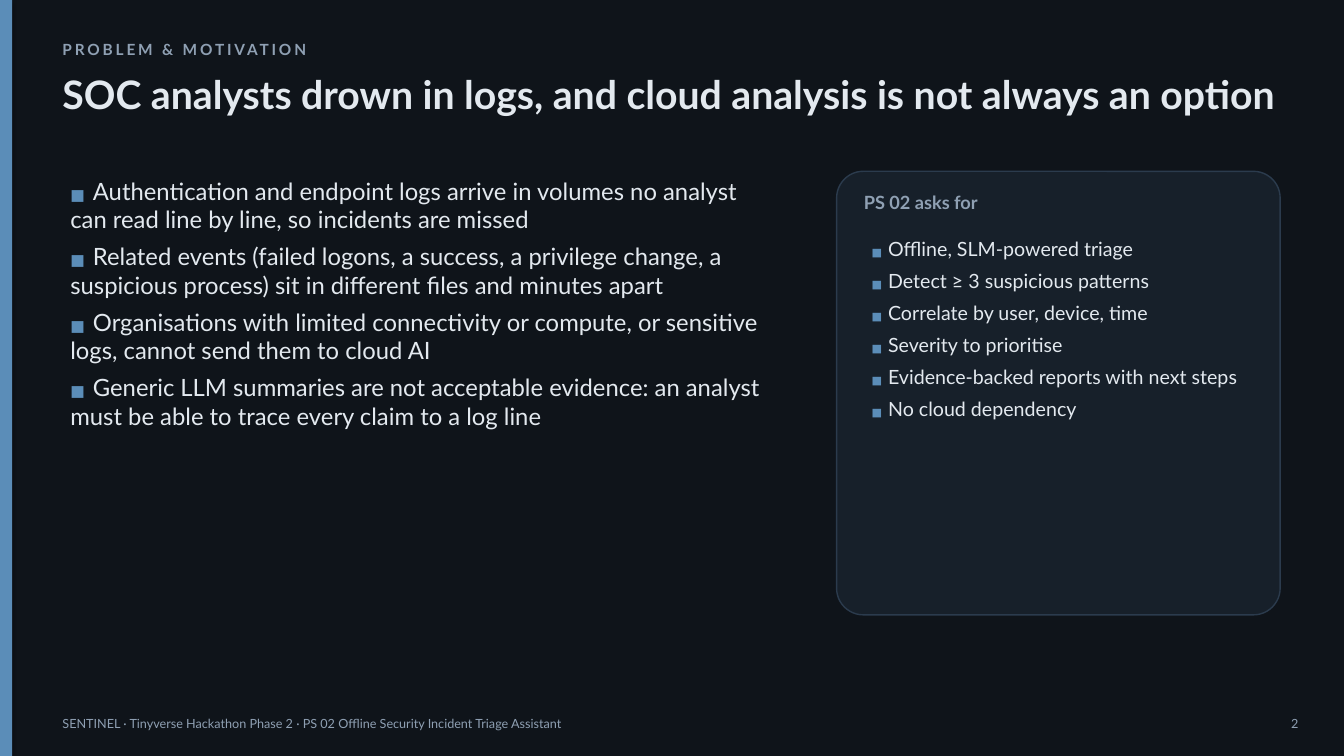
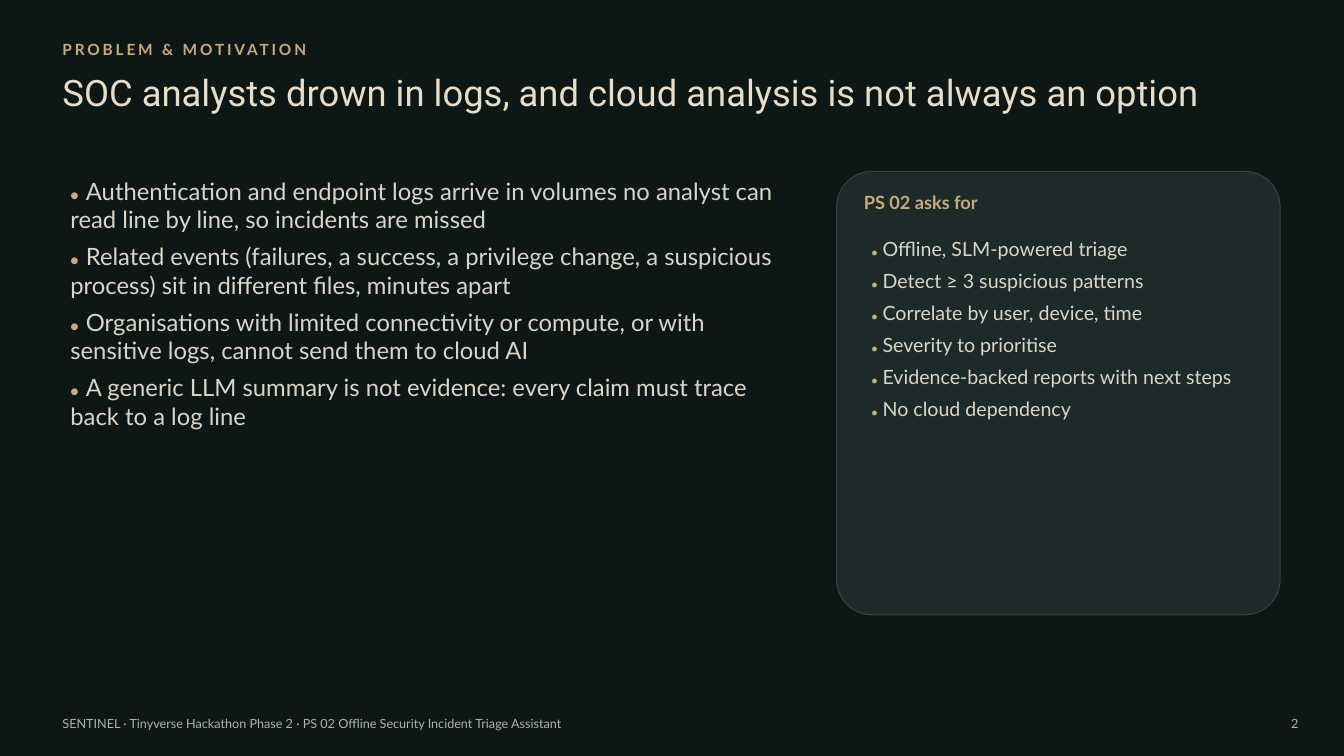
Before and after one commit to dakshitha0705/SENTINEL, a slide deck: slide 2 of presentation/SENTINEL_Tinyverse_PS02.pptx. Drawn at 1344x756 pixels with LibreOffice and Linux fonts; fonts in the diff are those of the drawing. Boxes give left, top, right and bottom in pixels: in the first picture for what was removed or moved away, otherwise in the second. Text is boxed around its words. In the diff, an @@ line names an element or a change of style, - is before the commit and + after.

```diff
--- a/presentation/SENTINEL_Tinyverse_PS02.pptx
+++ b/presentation/SENTINEL_Tinyverse_PS02.pptx
@@ background #0F141A to #0D1716 @@
@@ rectangle removed at [0, 0, 12, 756] @@
@@ text "PROBLEM & MOTIVATION" at [60, 35, 1069, 71]: text colour #8FA0B3 to #C8AA7C @@
@@ text "SOC analysts drown in logs, ..." at [62, 78, 1198, 114]: size 28 to 26 pt, font Lato to Roboto, text colour #E3E9EF to #E8DDC9, bold off @@
@@ rounded rectangle at [837, 171, 1280, 615]: fill #17202A to #1C2B29; outline #2B3B4D 1 pt to #334541 0.75 pt; proportions changed @@
@@ text at [70, 182, 773, 430]: text changed; text colour #E3E9EF to #DCD5C6 @@
-■ Authentication and endpoint logs arrive in volumes no analyst can read line by line, so incidents are missed
-■ Related events (failed logons, a success, a privilege change, a suspicious process) sit in different files and minutes apart
-■ Organisations with limited connectivity or compute, or sensitive logs, cannot send them to cloud AI
-■ Generic LLM summaries are not acceptable evidence: an analyst must be able to trace every claim to a log line
+● Authentication and endpoint logs arrive in volumes no analyst can read line by line, so incidents are missed
+● Related events (failures, a success, a privilege change, a suspicious process) sit in different files, minutes apart
+● Organisations with limited connectivity or compute, or with sensitive logs, cannot send them to cloud AI
+● A generic LLM summary is not evidence: every claim must trace back to a log line
@@ text "PS 02 asks for" at [864, 195, 978, 209]: text colour #8FA0B3 to #C8AA7C @@
@@ text at [883, 241, 1231, 420]: text changed; text colour #E3E9EF to #DCD5C6 @@
-■ Offline, SLM-powered triage
-■ Detect ≥ 3 suspicious patterns
-■ Correlate by user, device, time
-■ Severity to prioritise
-■ Evidence-backed reports with next steps
-■ No cloud dependency
+● Offline, SLM-powered triage
+● Detect ≥ 3 suspicious patterns
+● Correlate by user, device, time
+● Severity to prioritise
+● Evidence-backed reports with next steps
+● No cloud dependency
@@ text "SENTINEL · Tinyverse Hackathon Phase ..." at [62, 718, 561, 731]: text colour #8FA0B3 to #A9B6AE @@
@@ text "2" at [1291, 719, 1298, 728]: text colour #8FA0B3 to #A9B6AE @@
```
Also in this commit, not shown: 9 other slides changed, 8 slides added, 5 slides removed, 36 other files.
